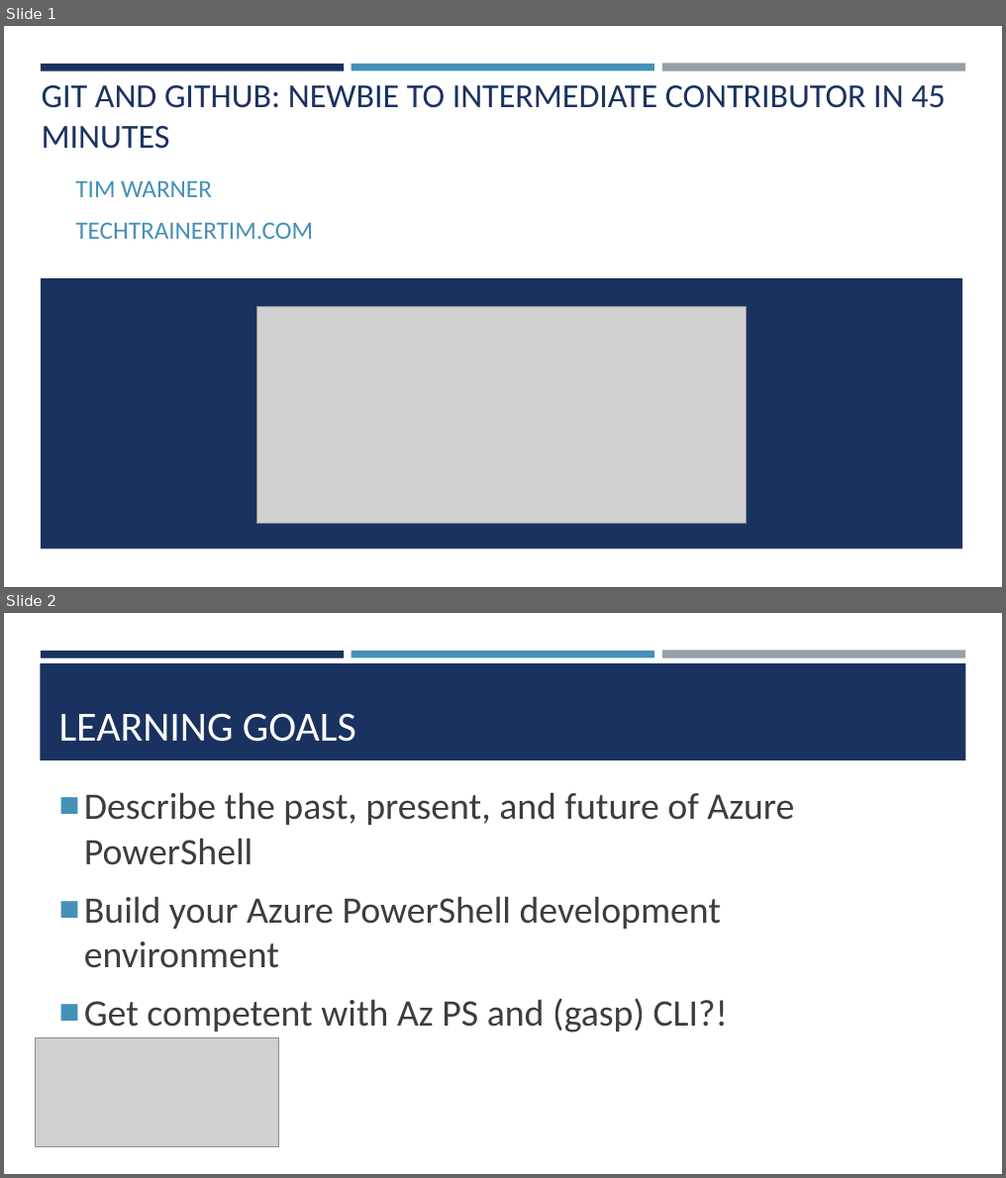
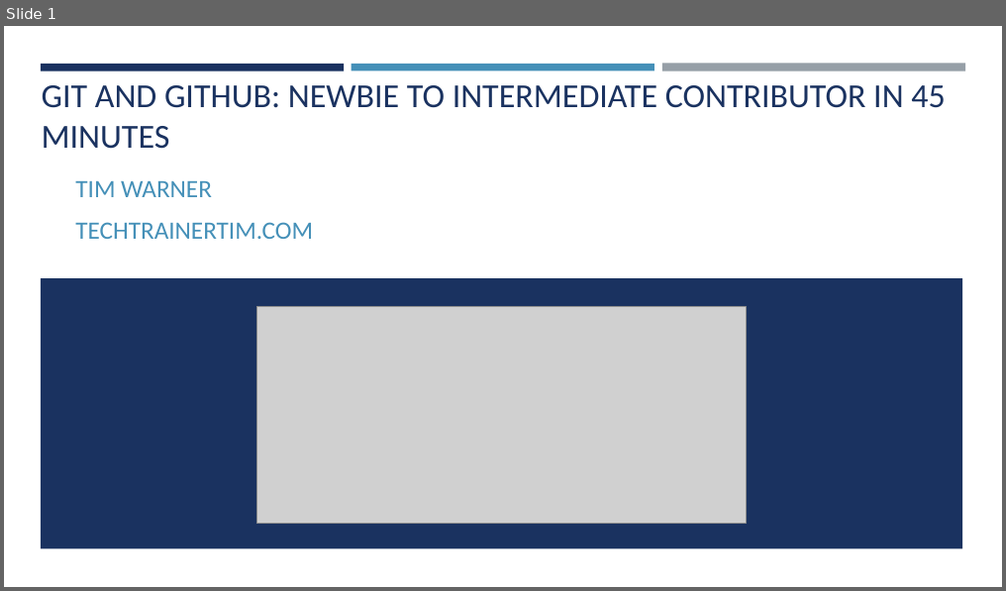
Before and after one commit to timothywarner/summer2019, a slide deck: psh on the river 2019/warner-github-2019.pptx. Shown one above the other, each under a label of ours: slides 1 and 2 before the commit, slide 1 after it. The pictures are 1006x1178 and 1006x591 pixels, drawn with LibreOffice and Linux fonts; fonts in the diff are those of the drawing; grey boxes stand for pictures; background and template pictures are left out. Boxes give left, top, right and bottom in pixels: in the first picture for what was removed or moved away, otherwise in the second. Text is boxed around its words. In the diff, an @@ line names an element or a change of style, - is before the commit and + after.

```diff
--- a/psh on the river 2019/warner-github-2019.pptx
+++ b/psh on the river 2019/warner-github-2019.pptx
@@ slide 2 removed at [4,613,1002,1174], background #FFFFFF; not listed: 3 template elements that a slide beside it also shows @@
@@ rectangle removed at [40,663,966,761] @@
@@ title removed at [59,713,356,742] @@
-LEARNING GOALS
@@ text removed at [84,792,794,1033] @@
-■ Describe the past, present, and future of Azure PowerShell
-■ Build your Azure PowerShell development environment
-■ Get competent with Az PS and (gasp) CLI?!
@@ picture removed at [36,1039,279,1147] @@
```
Also in this commit, not shown: 3 slides changed, 16 slides added, 5 other slides removed, 2 other files.
